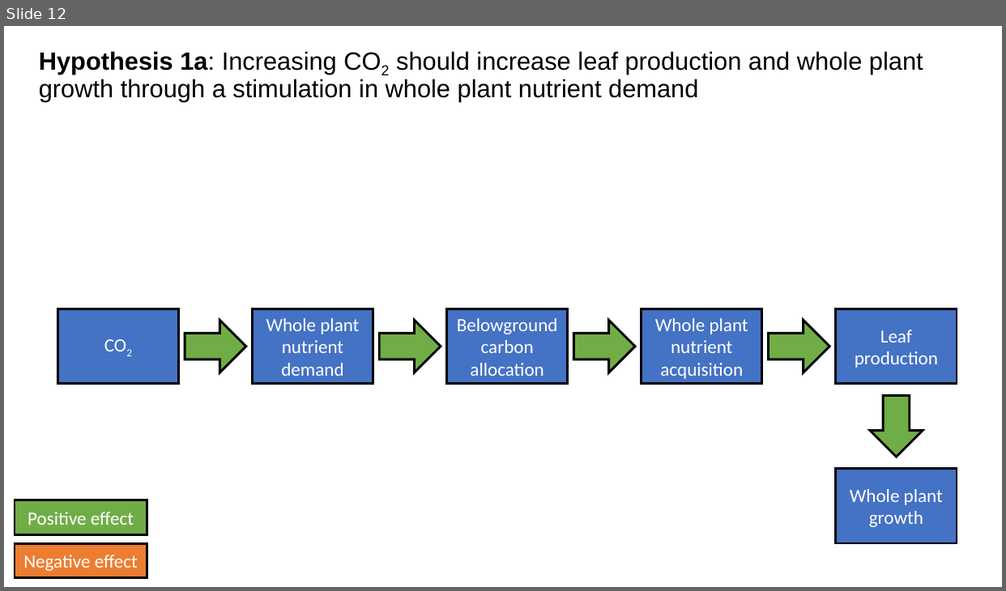
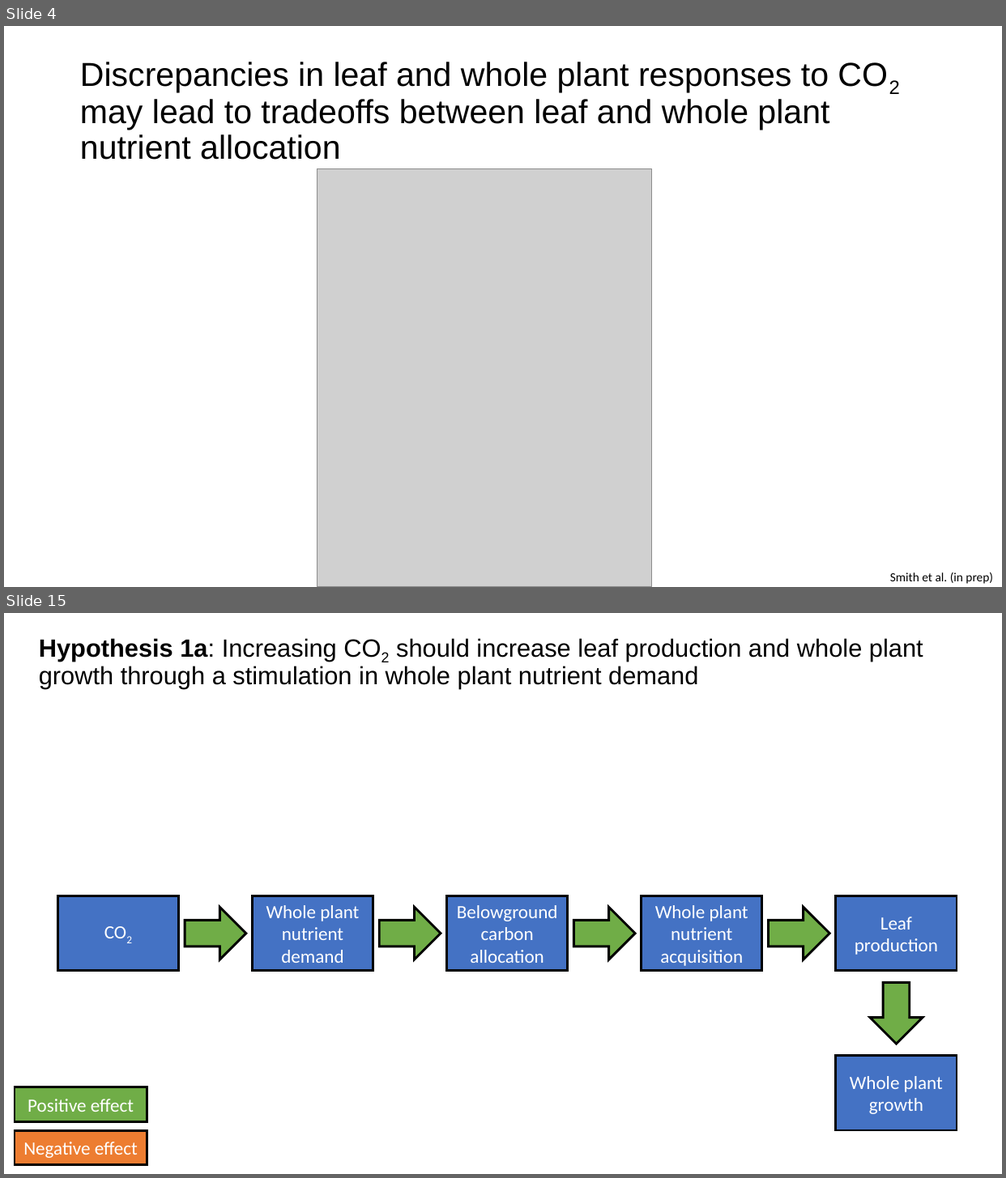
Before and after one commit to eaperkowski/conferences, a slide deck: lemontree_wg/Perkowski_2022_NxCO2.pptx. Shown one above the other, each under a label of ours: slide 12 before the commit, slides 4 and 15 after it; the slides between them are not shown. The pictures are 1006x591 and 1006x1178 pixels, drawn with LibreOffice and Linux fonts; fonts in the diff are those of the drawing; grey boxes stand for pictures. Boxes give left, top, right and bottom in pixels: in the first picture for what was removed or moved away, otherwise in the second. Text is boxed around its words. In the diff, an @@ line names an element or a change of style, - is before the commit and + after.

```diff
--- a/lemontree_wg/Perkowski_2022_NxCO2.pptx
+++ b/lemontree_wg/Perkowski_2022_NxCO2.pptx
@@ slide 4 added at [4,26,1002,587], background #FFFFFF @@
@@ title added at [80,62,829,160], 32 pt, text #000000 @@
+Discrepancies in leaf and whole plant responses to CO2 may lead to tradeoffs between leaf and whole plant nutrient allocation
@@ picture added at [317,169,651,587] @@
@@ text added at [890,573,993,584], 12 pt, text #000000 @@
+Smith et al. (in prep)
@@ what was slide 12 is now slide 15 @@
```
Also in this commit, not shown: 21 slides changed, 5 other slides added, 1 slide removed, 2 other files.
